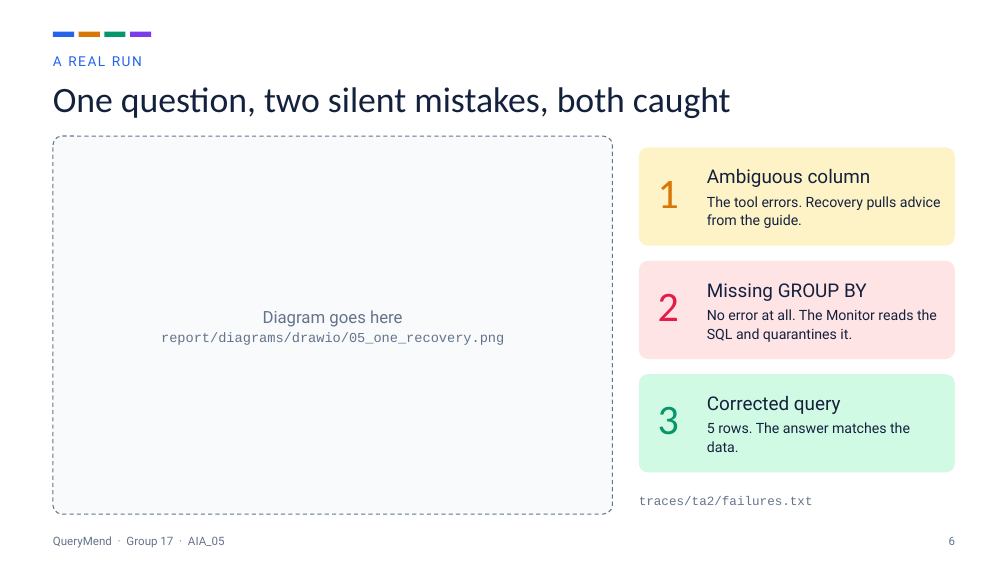
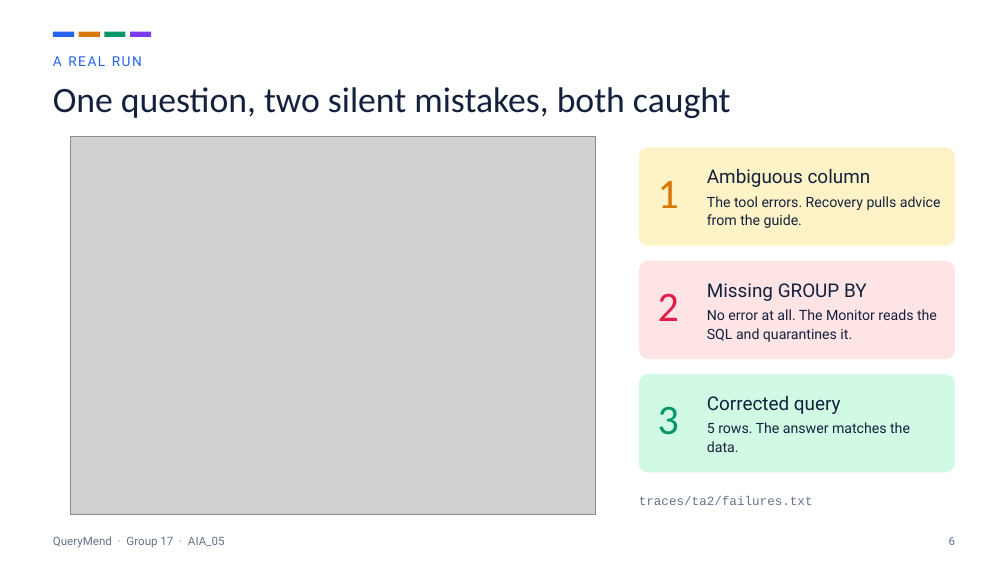
Before and after one commit to Swaraj-Mandre/FailureDetectionAgent, a slide deck: slide 6 of presentation/QueryMend_slides.pptx. Drawn at 1008x567 pixels with LibreOffice and Linux fonts; fonts in the diff are those of the drawing; grey boxes stand for pictures. Boxes give left, top, right and bottom in pixels: in the first picture for what was removed or moved away, otherwise in the second. Text is boxed around its words. In the diff, an @@ line names an element or a change of style, - is before the commit and + after.

Commit message:
Deck with the rendered diagrams

```diff
--- a/presentation/QueryMend_slides.pptx
+++ b/presentation/QueryMend_slides.pptx
@@ rounded rectangle removed at [53, 136, 613, 514] @@
@@ picture added at [70, 136, 595, 514] @@
@@ text removed at [161, 310, 504, 345] @@
-Diagram goes here
-report/diagrams/drawio/05_one_recovery.png
```
Also in this commit, not shown: 4 other slides changed, 1 other file.
